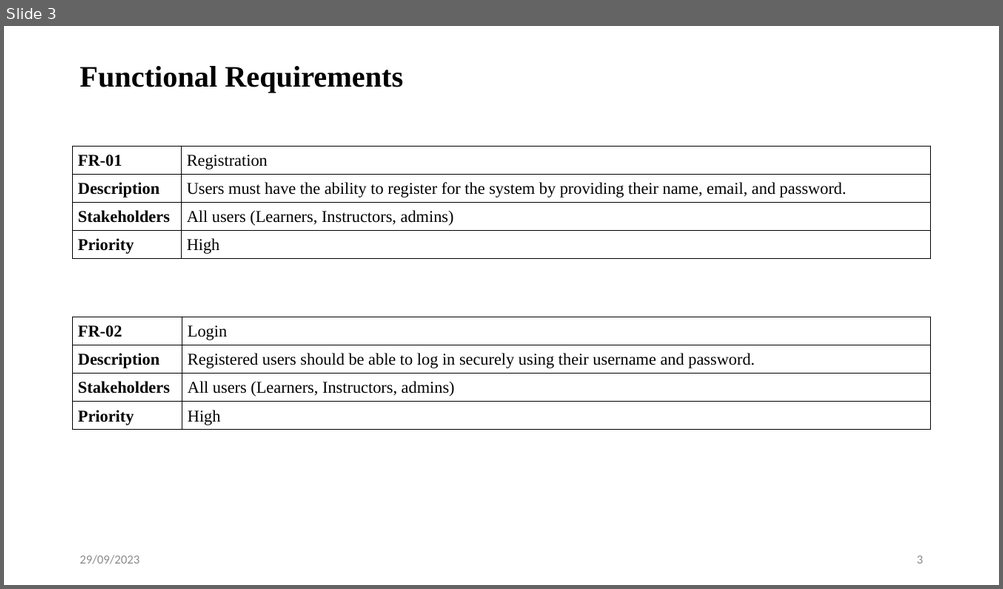
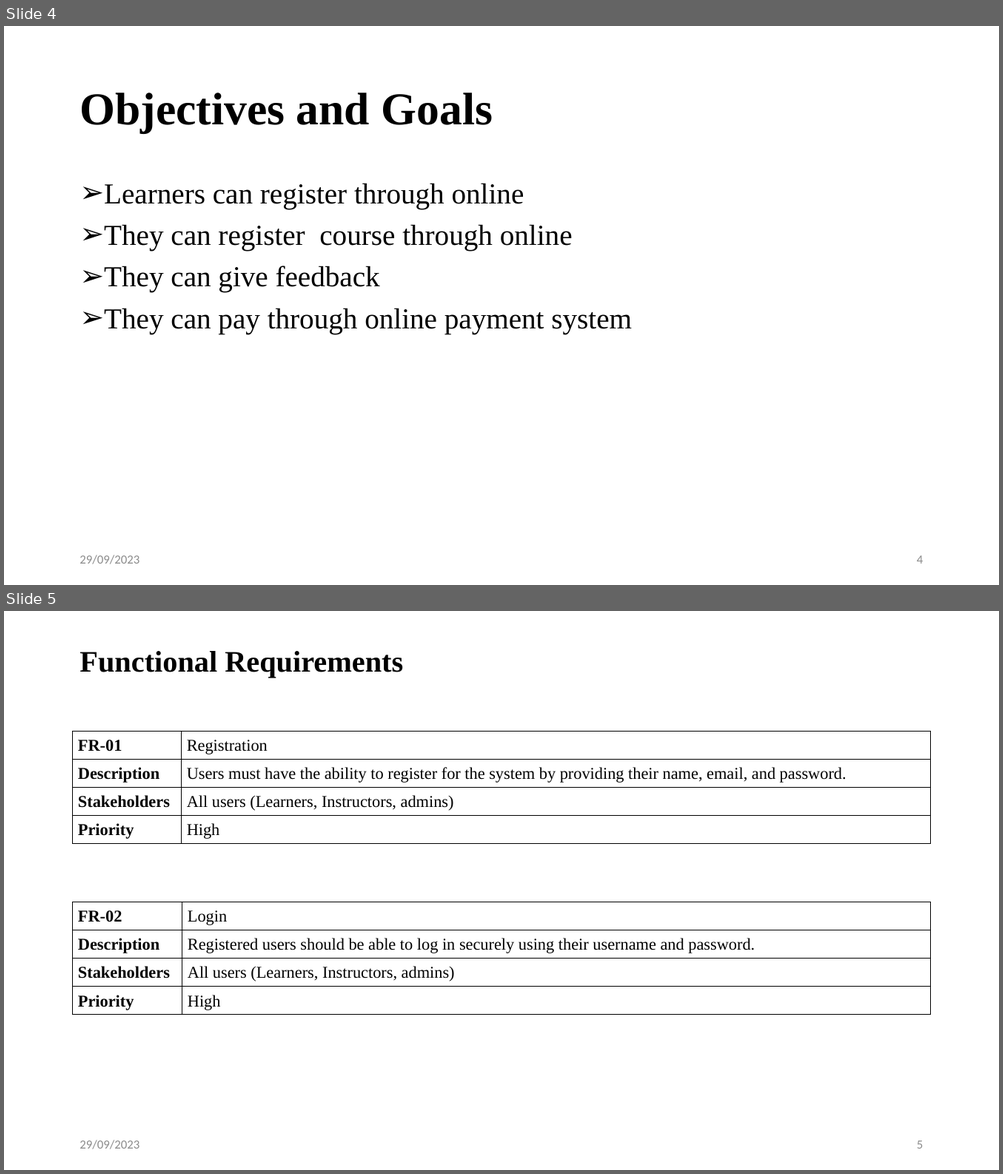
Before and after one commit to iprosenjitp/Tech-School, a slide deck: Materials/Mid Defense.pptx. Shown one above the other, each under a label of ours: slide 3 before the commit, slides 4 and 5 after it. The pictures are 1003x589 and 1003x1174 pixels, drawn with LibreOffice and Linux fonts; fonts in the diff are those of the drawing. Boxes give left, top, right and bottom in pixels: in the first picture for what was removed or moved away, otherwise in the second. Text is boxed around its words. In the diff, an @@ line names an element or a change of style, - is before the commit and + after.

```diff
--- a/Materials/Mid Defense.pptx
+++ b/Materials/Mid Defense.pptx
@@ slide 4 added at (x1=4, y1=26, x2=999, y2=585), background #FFFFFF @@
@@ title added at (x1=79, y1=93, x2=493, y2=133), 44 pt, text #000000, bold @@
+Objectives and Goals
@@ text added at (x1=104, y1=183, x2=632, y2=334), 28 pt, text #000000 @@
+➢ Learners can register through online
+➢ They can register course through online
+➢ They can give feedback
+➢ They can pay through online payment system
@@ text added at (x1=79, y1=555, x2=139, y2=565), 12 pt, text #8C8C8C @@
+29/09/2023
@@ page number added at (x1=916, y1=556, x2=922, y2=564), 12 pt, text #8C8C8C @@
+4
@@ what was slide 3 is now slide 5 @@
@@ page number at (x1=916, y1=1141, x2=922, y2=1149): text changed @@
-3
+5
```
Also in this commit, not shown: 1 slide changed, 6 other slides added, 1 slide removed, 15 other files.
